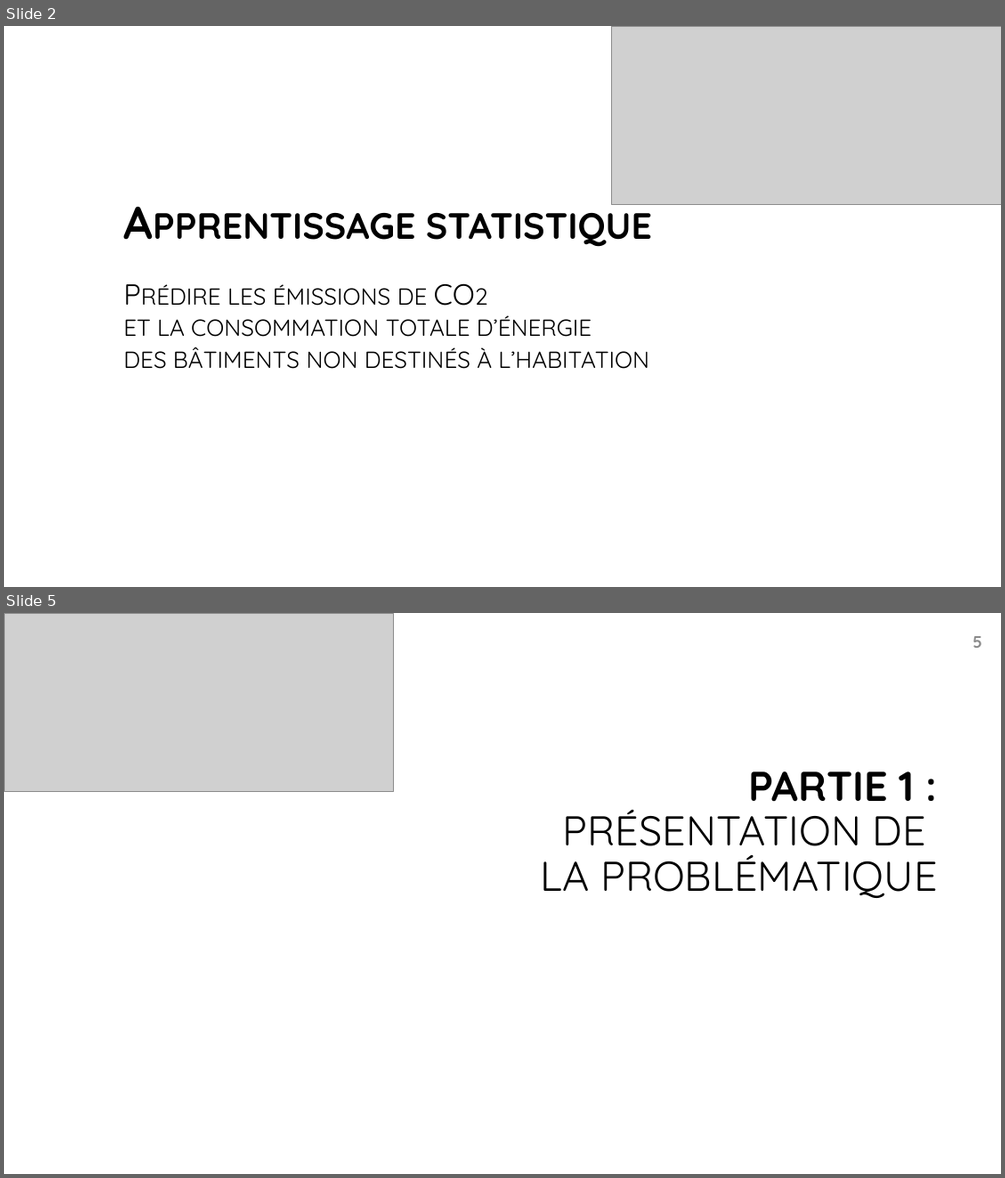
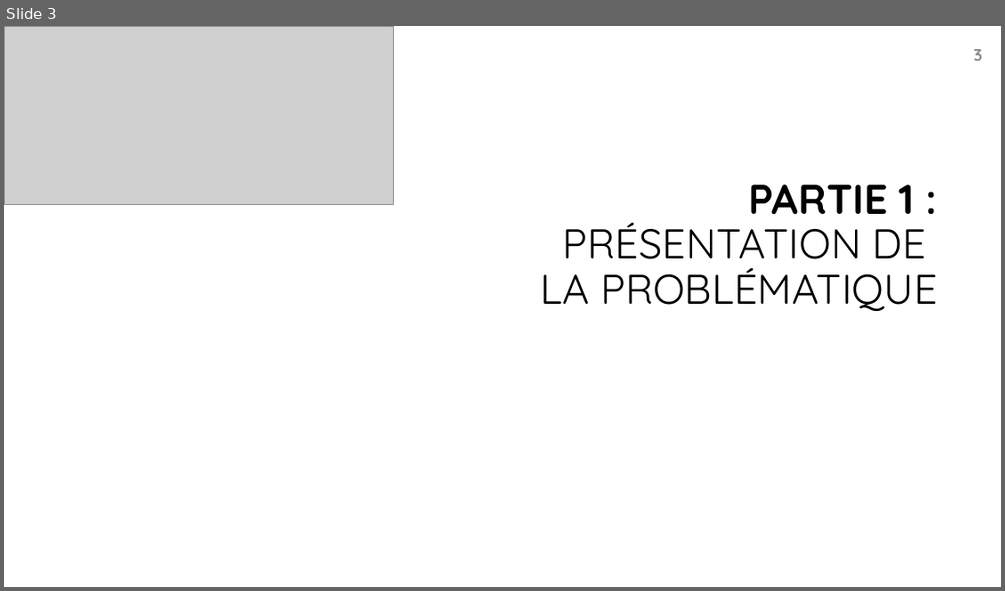
Before and after one commit to bayethiernodiop/Parcours-Data-Scientist, a slide deck: projet4/projet4.pptx. Shown one above the other, each under a label of ours: slides 2 and 5 before the commit, slide 3 after it; the slides between them are not shown. The pictures are 1005x1178 and 1005x591 pixels, drawn with LibreOffice and Linux fonts; fonts in the diff are those of the drawing; grey boxes stand for pictures; background and template pictures are left out. Boxes give left, top, right and bottom in pixels: in the first picture for what was removed or moved away, otherwise in the second. Text is boxed around its words. In the diff, an @@ line names an element or a change of style, - is before the commit and + after.

```diff
--- a/projet4/projet4.pptx
+++ b/projet4/projet4.pptx
@@ slide 2 removed at bbox=[4, 26, 1001, 587], background #FFFFFF @@
@@ picture removed at bbox=[611, 26, 1001, 205] @@
@@ title removed at bbox=[123, 201, 652, 369] @@
-Apprentissage statistique
-Prédire les émissions de CO2
-et la consommation totale d’énergie
-des bâtiments non destinés à l’habitation
@@ what was slide 5 is now slide 3 @@
@@ page number at bbox=[973, 49, 982, 61]: text changed @@
-5
+3
```
Also in this commit, not shown: 4 slides changed, 7 slides added, 7 other files.
